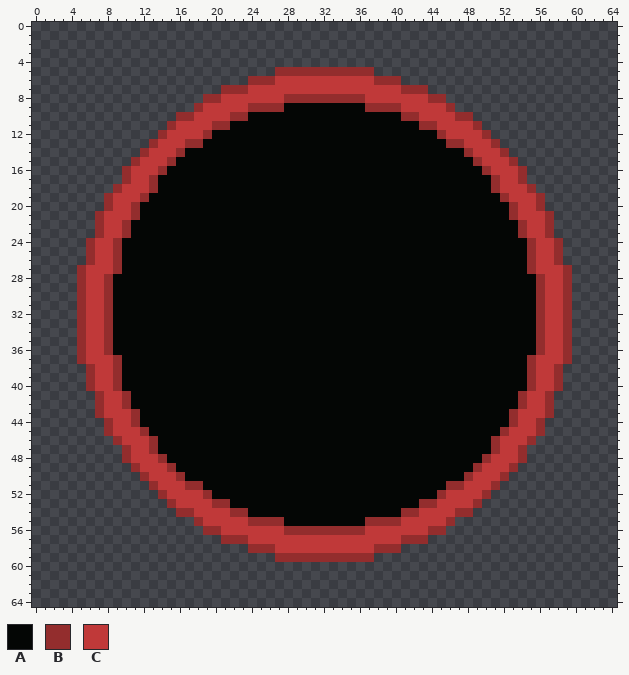
A pixel-art file gets an edit: src/ui/gauge/gauge.aseprite. Above is the file before it was changed.
65x65 pixels, 1 frame. Colours within 5 levels of each other are drawn and written as one.
Palette (. is transparent): A #040605  B #932d2d  C #c03939
Pixels before, first column x 5:
 5 ......................BBBBBBBBBBB......................
 6 ...................BBBCCCCCCCCCCCBBB...................
 7 ................BBBCCCCCCCCCCCCCCCCCBBB................
 8 ..............BBCCCCCCCBBBBBBBBBCCCCCCCBB..............
 9 .............BCCCCCBBBBAAAAAAAAABBBBCCCCCB.............
10 ...........BBCCCCBBAAAAAAAAAAAAAAAAABBCCCCBB...........
11 ..........BCCCCBBAAAAAAAAAAAAAAAAAAAAABBCCCCB..........
12 .........BCCCCBAAAAAAAAAAAAAAAAAAAAAAAAABCCCCB.........
13 ........BCCCBBAAAAAAAAAAAAAAAAAAAAAAAAAAABBCCCB........
14 .......BCCCBAAAAAAAAAAAAAAAAAAAAAAAAAAAAAAABCCCB.......
15 ......BCCCBAAAAAAAAAAAAAAAAAAAAAAAAAAAAAAAAABCCCB......
16 .....BCCCBAAAAAAAAAAAAAAAAAAAAAAAAAAAAAAAAAAABCCCB.....
17 .....BCCBAAAAAAAAAAAAAAAAAAAAAAAAAAAAAAAAAAAAABCCB.....
18 ....BCCCBAAAAAAAAAAAAAAAAAAAAAAAAAAAAAAAAAAAAABCCCB....
19 ...BCCCBAAAAAAAAAAAAAAAAAAAAAAAAAAAAAAAAAAAAAAABCCCB...
20 ...BCCBAAAAAAAAAAAAAAAAAAAAAAAAAAAAAAAAAAAAAAAAABCCB...
21 ..BCCCBAAAAAAAAAAAAAAAAAAAAAAAAAAAAAAAAAAAAAAAAABCCCB..
22 ..BCCBAAAAAAAAAAAAAAAAAAAAAAAAAAAAAAAAAAAAAAAAAAABCCB..
23 ..BCCBAAAAAAAAAAAAAAAAAAAAAAAAAAAAAAAAAAAAAAAAAAABCCB..
24 .BCCBAAAAAAAAAAAAAAAAAAAAAAAAAAAAAAAAAAAAAAAAAAAAABCCB.
25 .BCCBAAAAAAAAAAAAAAAAAAAAAAAAAAAAAAAAAAAAAAAAAAAAABCCB.
26 .BCCBAAAAAAAAAAAAAAAAAAAAAAAAAAAAAAAAAAAAAAAAAAAAABCCB.
27 BCCCBAAAAAAAAAAAAAAAAAAAAAAAAAAAAAAAAAAAAAAAAAAAAABCCCB
28 BCCBAAAAAAAAAAAAAAAAAAAAAAAAAAAAAAAAAAAAAAAAAAAAAAABCCB
29 BCCBAAAAAAAAAAAAAAAAAAAAAAAAAAAAAAAAAAAAAAAAAAAAAAABCCB
30 BCCBAAAAAAAAAAAAAAAAAAAAAAAAAAAAAAAAAAAAAAAAAAAAAAABCCB
31 BCCBAAAAAAAAAAAAAAAAAAAAAAAAAAAAAAAAAAAAAAAAAAAAAAABCCB
32 BCCBAAAAAAAAAAAAAAAAAAAAAAAAAAAAAAAAAAAAAAAAAAAAAAABCCB
33 BCCBAAAAAAAAAAAAAAAAAAAAAAAAAAAAAAAAAAAAAAAAAAAAAAABCCB
34 BCCBAAAAAAAAAAAAAAAAAAAAAAAAAAAAAAAAAAAAAAAAAAAAAAABCCB
35 BCCBAAAAAAAAAAAAAAAAAAAAAAAAAAAAAAAAAAAAAAAAAAAAAAABCCB
36 BCCBAAAAAAAAAAAAAAAAAAAAAAAAAAAAAAAAAAAAAAAAAAAAAAABCCB
37 BCCCBAAAAAAAAAAAAAAAAAAAAAAAAAAAAAAAAAAAAAAAAAAAAABCCCB
38 .BCCBAAAAAAAAAAAAAAAAAAAAAAAAAAAAAAAAAAAAAAAAAAAAABCCB.
39 .BCCBAAAAAAAAAAAAAAAAAAAAAAAAAAAAAAAAAAAAAAAAAAAAABCCB.
40 .BCCBAAAAAAAAAAAAAAAAAAAAAAAAAAAAAAAAAAAAAAAAAAAAABCCB.
41 ..BCCBAAAAAAAAAAAAAAAAAAAAAAAAAAAAAAAAAAAAAAAAAAABCCB..
42 ..BCCBAAAAAAAAAAAAAAAAAAAAAAAAAAAAAAAAAAAAAAAAAAABCCB..
43 ..BCCCBAAAAAAAAAAAAAAAAAAAAAAAAAAAAAAAAAAAAAAAAABCCCB..
44 ...BCCBAAAAAAAAAAAAAAAAAAAAAAAAAAAAAAAAAAAAAAAAABCCB...
45 ...BCCCBAAAAAAAAAAAAAAAAAAAAAAAAAAAAAAAAAAAAAAABCCCB...
46 ....BCCCBAAAAAAAAAAAAAAAAAAAAAAAAAAAAAAAAAAAAABCCCB....
47 .....BCCBAAAAAAAAAAAAAAAAAAAAAAAAAAAAAAAAAAAAABCCB.....
48 .....BCCCBAAAAAAAAAAAAAAAAAAAAAAAAAAAAAAAAAAABCCCB.....
49 ......BCCCBAAAAAAAAAAAAAAAAAAAAAAAAAAAAAAAAABCCCB......
50 .......BCCCBAAAAAAAAAAAAAAAAAAAAAAAAAAAAAAABCCCB.......
51 ........BCCCBBAAAAAAAAAAAAAAAAAAAAAAAAAAABBCCCB........
52 .........BCCCCBAAAAAAAAAAAAAAAAAAAAAAAAABCCCCB.........
53 ..........BCCCCBBAAAAAAAAAAAAAAAAAAAAABBCCCCB..........
54 ...........BBCCCCBBAAAAAAAAAAAAAAAAABBCCCCBB...........
55 .............BCCCCCBBBBAAAAAAAAABBBBCCCCCB.............
56 ..............BBCCCCCCCBBBBBBBBBCCCCCCCBB..............
57 ................BBBCCCCCCCCCCCCCCCCCBBB................
58 ...................BBBCCCCCCCCCCCBBB...................
59 ......................BBBBBBBBBBB......................
New version:
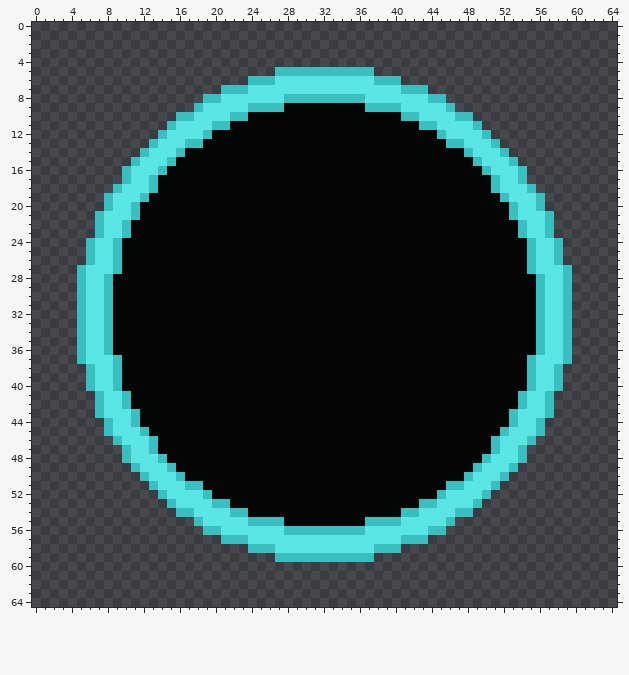
Diff:
colour B: #932d2d -> #39bfbf
colour C: #c03939 -> #5ce5e5
